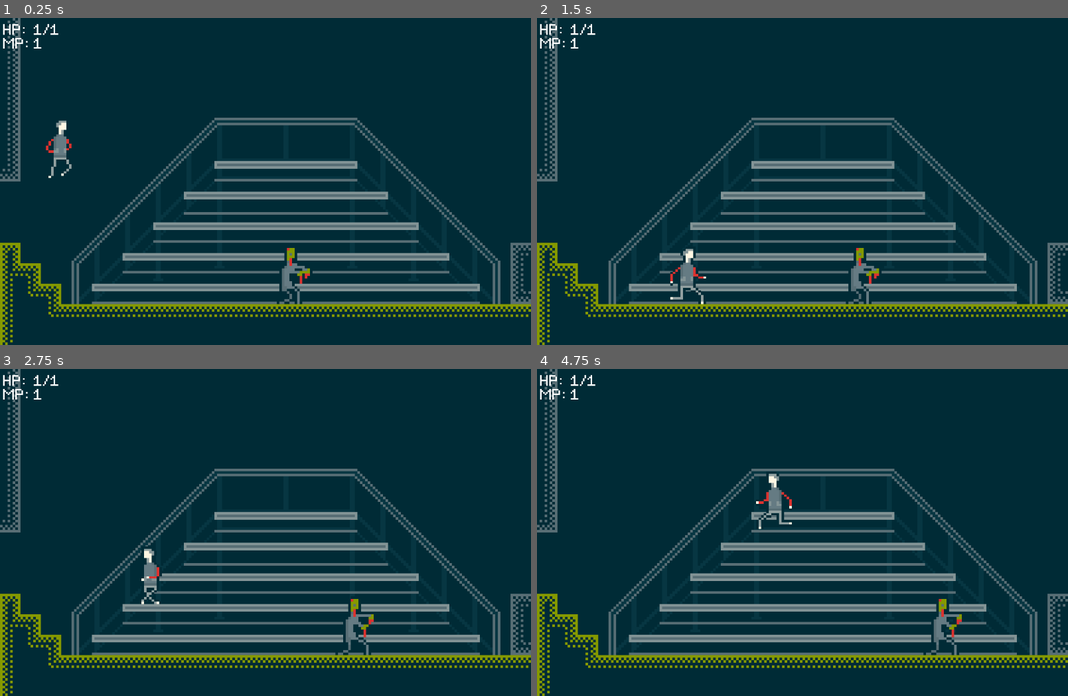
Above: before the commit, frames 1-4 (two rows, left to right).
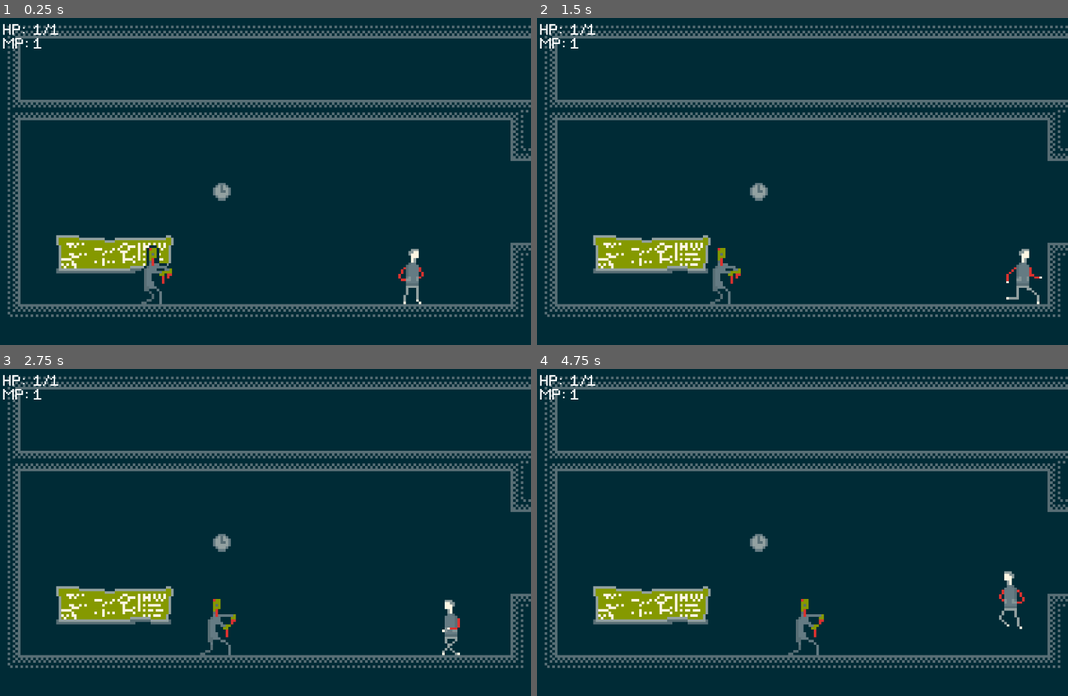
Above: after the commit, the same moments.

Repository: CloneDeath/ZombiesAteMyTeacher
Game: Godot game, scene res://Levels/Levels/Classroom/Classroom.tscn
Two runs of this game, one before a commit and one after it. Both use one fixed random seed, a clock stepped at 60 frames per second and the inputs below.
Inputs:
- Up to frame 1 (0.25 s): no input
- Up to frame 2 (1.5 s): hold Right (move_right) from 0.53 s (still down); tap F (attack_weapon) at 0.6 s; tap Space (move_jump) at 0.77 s; tap Down (move_crouch) at 1.35 s
- Up to frame 3 (2.75 s): tap Space (move_jump) at 1.52 s; release Right (move_right) at 2.03 s; hold Left (move_left) from 2.03 s (still down); tap F (attack_weapon) at 2.1 s
- Up to frame 4 (4.75 s): release Left (move_left) at 2.78 s; hold Right (move_right) 2.78-4.28 s; tap Down (move_crouch) at 2.85, 4.35 s; tap Space (move_jump) at 3.02, 3.77, 4.52 s; tap F (attack_weapon) at 3.6 s; hold Left (move_left) from 4.28 s (still down)

The runs differ from the first frame. In frame 1, 21% of the frame differs, in the area x 0-100%, y 0-100%; in frame 2, 21%; in frame 3, 21%; in frame 4, 21%.

Commit message:
Added clock and chalkboard to starting classroom.

Diff:
--- a/Levels/Enemies/Zombie/Zombie.tscn
+++ b/Levels/Enemies/Zombie/Zombie.tscn
@@ -67,7 +67,7 @@
 "values": [ Color( 1, 1, 1, 1 ) ]
 }
 
-[node name="Zombie" index="0" instance=ExtResource( 1 )]
+[node name="Zombie" instance=ExtResource( 1 )]
 collision_layer = 4
 script = ExtResource( 2 )
 MaxHealth = 3
--- /dev/null
+++ b/Levels/Environment/School/Clock/Clock.tscn
@@ -0,0 +1,6 @@
+[gd_scene load_steps=2 format=2]
+
+[ext_resource path="res://Levels/Environment/School/Clock/Clock.png" type="Texture" id=1]
+
+[node name="Clock" type="Sprite"]
+texture = ExtResource( 1 )
--- a/Levels/Levels/Classroom/Classroom.tscn
+++ b/Levels/Levels/Classroom/Classroom.tscn
@@ -1,15 +1,17 @@
-[gd_scene load_steps=5 format=2]
+[gd_scene load_steps=7 format=2]
 
 [ext_resource path="res://Levels/Levels/BaseLevel.tscn" type="PackedScene" id=1]
 [ext_resource path="res://Levels/LevelSection.tscn" type="PackedScene" id=2]
 [ext_resource path="res://Levels/Enemies/Zombie/Zombie.tscn" type="PackedScene" id=3]
 [ext_resource path="res://Levels/Environment/Outdoors/Scenery/Bleachers/Bleachers.tscn" type="PackedScene" id=4]
+[ext_resource path="res://Levels/Environment/School/Clock/Clock.tscn" type="PackedScene" id=5]
+[ext_resource path="res://Levels/Environment/School/Chalkboard/Chalkboard.png" type="Texture" id=6]
 
 [node name="Classroom" index="0" instance=ExtResource( 1 )]
 tile_data = PoolIntArray( -1113906, 0, 6, -1113905, 0, 2, -1113904, 0, 2, -1113903, 0, 2, -1113902, 0, 2, -1113901, 0,  …(18744 unchanged characters)…
 
 [node name="Player" parent="." index="0"]
-position = Vector2( 648, 56 )
+position = Vector2( 161.914, 108.794 )
 
 [node name="Cells" type="Node2D" parent="." index="1"]
 
@@ -17,8 +19,14 @@
 Cells = Rect2( 0, 0, 1, 1 )
 
 [node name="Zombie" parent="Cells/Homeroom" index="1" instance=ExtResource( 3 )]
-position = Vector2( 112, 112 )
-facing = -1
+position = Vector2( 58, 112 )
+
+[node name="Chalkboard" type="Sprite" parent="Cells/Homeroom" index="2"]
+position = Vector2( 45, 92 )
+texture = ExtResource( 6 )
+
+[node name="Clock" parent="Cells/Homeroom" index="3" instance=ExtResource( 5 )]
+position = Vector2( 87, 68 )
 
 [node name="Hallway" parent="Cells" index="1" instance=ExtResource( 2 )]
 Cells = Rect2( 1, 0, 2, 1 )
--- a/Player/Player.tscn
+++ b/Player/Player.tscn
@@ -65,118 +65,117 @@
 } ]
 }
 
+[sub_resource type="Animation" id=5]
+resource_name = "Crouch"
+loop = true
+tracks/0/type = "value"
+tracks/0/path = NodePath("Sprite:frame")
+tracks/0/interp = 1
+tracks/0/loop_wrap = true
+tracks/0/imported = false
+tracks/0/enabled = true
+tracks/0/keys = {
+"times": PoolRealArray( 0 ),
+"transitions": PoolRealArray( 1 ),
+"update": 1,
+"values": [ 7 ]
+}
+tracks/1/type = "value"
+tracks/1/path = NodePath("Sprite/DamageArea:collision_mask")
+tracks/1/interp = 1
+tracks/1/loop_wrap = true
+tracks/1/imported = false
+tracks/1/enabled = true
+tracks/1/keys = {
+"times": PoolRealArray( 0 ),
+"transitions": PoolRealArray( 1 ),
+"update": 1,
+"values": [ 0 ]
+}
+
+[sub_resource type="Animation" id=6]
+resource_name = "Dead"
+loop = true
+tracks/0/type = "value"
+tracks/0/path = NodePath("Sprite:frame")
+tracks/0/interp = 1
+tracks/0/loop_wrap = true
+tracks/0/imported = false
+tracks/0/enabled = true
+tracks/0/keys = {
+"times": PoolRealArray( 0 ),
+"transitions": PoolRealArray( 1 ),
+"update": 1,
+"values": [ 8 ]
+}
+tracks/1/type = "value"
+tracks/1/path = NodePath("Sprite/DamageArea:collision_mask")
+tracks/1/interp = 1
+tracks/1/loop_wrap = true
+tracks/1/imported = false
+tracks/1/enabled = true
+tracks/1/keys = {
+"times": PoolRealArray( 0 ),
+"transitions": PoolRealArray( 1 ),
+"update": 1,
+"values": [ 0 ]
+}
+
+[sub_resource type="Animation" id=7]
+loop = true
+tracks/0/type = "value"
+tracks/0/path = NodePath("Sprite:frame")
+tracks/0/interp = 1
+tracks/0/loop_wrap = true
+tracks/0/imported = false
+tracks/0/enabled = true
+tracks/0/keys = {
+"times": PoolRealArray( 0 ),
+"transitions": PoolRealArray( 1 ),
+"update": 1,
+"values": [ 0 ]
+}
+tracks/1/type = "value"
+tracks/1/path = NodePath("Sprite/DamageArea:collision_mask")
+tracks/1/interp = 1
+tracks/1/loop_wrap = true
+tracks/1/imported = false
+tracks/1/enabled = true
+tracks/1/keys = {
+"times": PoolRealArray( 0 ),
+"transitions": PoolRealArray( 1 ),
+"update": 1,
+"values": [ 0 ]
+}
+
+[sub_resource type="Animation" id=8]
+loop = true
+tracks/0/type = "value"
+tracks/0/path = NodePath("Sprite:frame")
+tracks/0/interp = 1
+tracks/0/loop_wrap = true
+tracks/0/imported = false
+tracks/0/enabled = true
+tracks/0/keys = {
+"times": PoolRealArray( 0 ),
+"transitions": PoolRealArray( 1 ),
+"update": 1,
+"values": [ 2 ]
+}
+tracks/1/type = "value"
+tracks/1/path = NodePath("Sprite/DamageArea:collision_mask")
+tracks/1/interp = 1
+tracks/1/loop_wrap = true
+tracks/1/imported = false
+tracks/1/enabled = true
+tracks/1/keys = {
+"times": PoolRealArray( 0 ),
+"transitions": PoolRealArray( 1 ),
+"update": 1,
+"values": [ 0 ]
+}
+
 [sub_resource type="Animation" id=9]
-resource_name = "Crouch"
-loop = true
-tracks/0/type = "value"
-tracks/0/path = NodePath("Sprite:frame")
-tracks/0/interp = 1
-tracks/0/loop_wrap = true
-tracks/0/imported = false
-tracks/0/enabled = true
-tracks/0/keys = {
-"times": PoolRealArray( 0 ),
-"transitions": PoolRealArray( 1 ),
-"update": 1,
-"values": [ 7 ]
-}
-tracks/1/type = "value"
-tracks/1/path = NodePath("Sprite/DamageArea:collision_mask")
-tracks/1/interp = 1
-tracks/1/loop_wrap = true
-tracks/1/imported = false
-tracks/1/enabled = true
-tracks/1/keys = {
-"times": PoolRealArray( 0 ),
-"transitions": PoolRealArray( 1 ),
-"update": 1,
-"values": [ 0 ]
-}
-
-[sub_resource type="Animation" id=10]
-resource_name = "Dead"
-loop = true
-tracks/0/type = "value"
-tracks/0/path = NodePath("Sprite:frame")
-tracks/0/interp = 1
-tracks/0/loop_wrap = true
-tracks/0/imported = false
-tracks/0/enabled = true
-tracks/0/keys = {
-"times": PoolRealArray( 0 ),
-"transitions": PoolRealArray( 1 ),
-"update": 1,
-"values": [ 8 ]
-}
-tracks/1/type = "value"
-tracks/1/path = NodePath("Sprite/DamageArea:collision_mask")
-tracks/1/interp = 1
-tracks/1/loop_wrap = true
-tracks/1/imported = false
-tracks/1/enabled = true
-tracks/1/keys = {
-"times": PoolRealArray( 0 ),
-"transitions": PoolRealArray( 1 ),
-"update": 1,
-"values": [ 0 ]
-}
-
-[sub_resource type="Animation" id=5]
-loop = true
-tracks/0/type = "value"
-tracks/0/path = NodePath("Sprite:frame")
-tracks/0/interp = 1
-tracks/0/loop_wrap = true
-tracks/0/imported = false
-tracks/0/enabled = true
-tracks/0/keys = {
-"times": PoolRealArray( 0 ),
-"transitions": PoolRealArray( 1 ),
-"update": 1,
-"values": [ 0 ]
-}
-tracks/1/type = "value"
-tracks/1/path = NodePath("Sprite/DamageArea:collision_mask")
-tracks/1/interp = 1
-tracks/1/loop_wrap = true
-tracks/1/imported = false
-tracks/1/enabled = true
-tracks/1/keys = {
-"times": PoolRealArray( 0 ),
-"transitions": PoolRealArray( 1 ),
-"update": 1,
-"values": [ 0 ]
-}
-
-[sub_resource type="Animation" id=6]
-resource_name = "InAir"
-loop = true
-tracks/0/type = "value"
-tracks/0/path = NodePath("Sprite:frame")
-tracks/0/interp = 1
-tracks/0/loop_wrap = true
-tracks/0/imported = false
-tracks/0/enabled = true
-tracks/0/keys = {
-"times": PoolRealArray( 0 ),
-"transitions": PoolRealArray( 1 ),
-"update": 1,
-"values": [ 2 ]
-}
-tracks/1/type = "value"
-tracks/1/path = NodePath("Sprite/DamageArea:collision_mask")
-tracks/1/interp = 1
-tracks/1/loop_wrap = true
-tracks/1/imported = false
-tracks/1/enabled = true
-tracks/1/keys = {
-"times": PoolRealArray( 0 ),
-"transitions": PoolRealArray( 1 ),
-"update": 1,
-"values": [ 0 ]
-}
-
-[sub_resource type="Animation" id=7]
 length = 0.1
 tracks/0/type = "value"
 tracks/0/path = NodePath("Sprite:frame")
@@ -254,7 +253,6 @@
 script = ExtResource( 1 )
 
 [node name="Sprite" type="Sprite" parent="."]
-editor/display_folded = true
 position = Vector2( 0, -14.4 )
 scale = Vector2( 0.9, 0.9 )
 texture = ExtResource( 2 )
@@ -262,7 +260,6 @@
 frame = 6
 
 [node name="GroundDetector" type="Area2D" parent="Sprite"]
-editor/display_folded = true
 collision_layer = 0
 collision_mask = 9
 
@@ -286,7 +283,6 @@
 shape = SubResource( 3 )
 
 [node name="EnemyCollision" type="Area2D" parent="."]
-editor/display_folded = true
 collision_layer = 0
 collision_mask = 4
 
@@ -297,15 +293,14 @@
 [node name="Animation" type="AnimationPlayer" parent="."]
 autoplay = "Idle"
 anims/Attack-Knife = SubResource( 4 )
-anims/Crouch = SubResource( 9 )
-anims/Dead = SubResource( 10 )
-anims/Idle = SubResource( 5 )
-anims/InAir = SubResource( 6 )
-anims/Jump = SubResource( 7 )
-anims/Run = SubResource( 8 )
+anims/Crouch = SubResource( 5 )
+anims/Dead = SubResource( 6 )
+anims/Idle = SubResource( 7 )
+anims/InAir = SubResource( 8 )
+anims/Jump = SubResource( 9 )
+anims/Run = SubResource( 10 )
 
 [node name="StateMachine" type="Node" parent="."]
-editor/display_folded = true
 script = ExtResource( 4 )
 
 [node name="Idle" type="Node" parent="StateMachine"]
@@ -333,7 +328,6 @@
 script = ExtResource( 12 )
 
 [node name="SoulFragments" type="Node" parent="."]
-editor/display_folded = true
 
 [node name="Zombie" type="Node" parent="SoulFragments"]
 script = ExtResource( 13 )
Binary file added: Levels/Environment/School/Chalkboard/Chalkboard.aseprite
Binary file added: Levels/Environment/School/Chalkboard/Chalkboard.png
Not shown, added: Levels/Environment/School/Chalkboard/Chalkboard.png.import
Binary file added: Levels/Environment/School/Clock/Clock.aseprite
Binary file added: Levels/Environment/School/Clock/Clock.png
Not shown, added: Levels/Environment/School/Clock/Clock.png.import
Not shown: 1 places in Player/Player.tscn that only renumber resources
